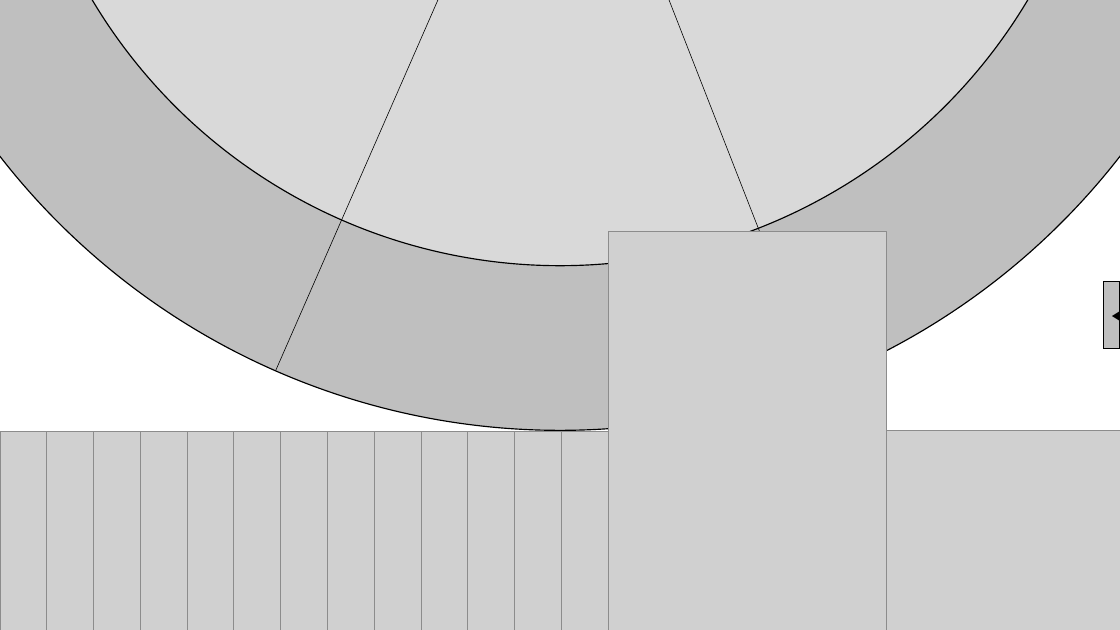
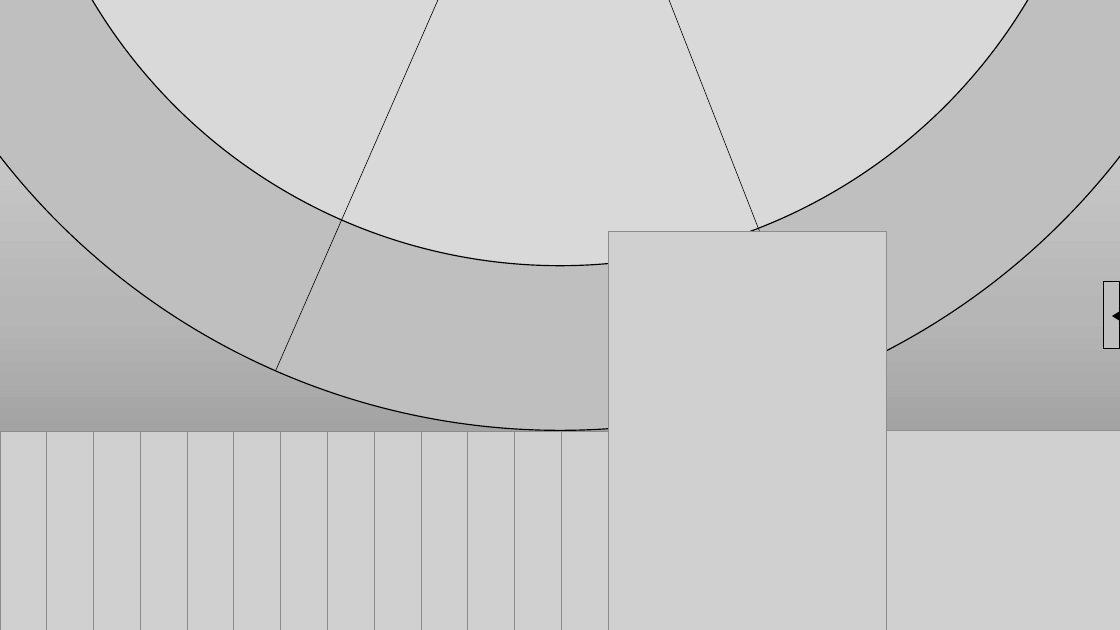
Before and after one commit to Cynthia7979/The-Prophesy-War, a slide deck: slide 5 of Board_Display.pptx (slide 2 before the commit). Drawn at 1120x630 pixels with LibreOffice and Linux fonts; fonts in the diff are those of the drawing; grey boxes stand for pictures. Boxes give left, top, right and bottom in pixels: in the first picture for what was removed or moved away, otherwise in the second. Text is boxed around its words. In the diff, an @@ line names an element or a change of style, - is before the commit and + after.

```diff
--- a/Board_Display.pptx
+++ b/Board_Display.pptx
@@ rectangle added at bbox=[0, 0, 1120, 630], fill gradient #808080 to #B7B7B7 to #D9D9D9 @@
```
Also in this commit, not shown: 2 other slides changed, 2 slides added.
